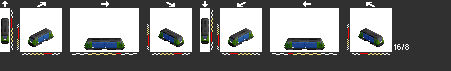
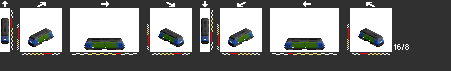
Layered file, before and after one edit (451×71). Changes by layer:
painted on "Layer 0" over [1,32,384,48]
